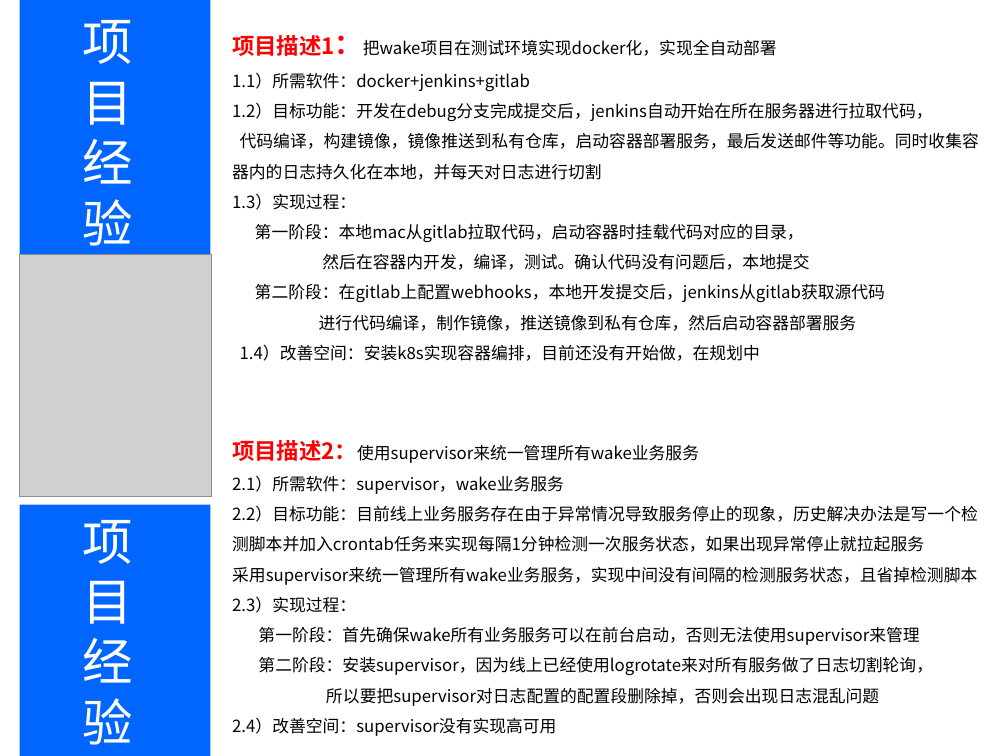
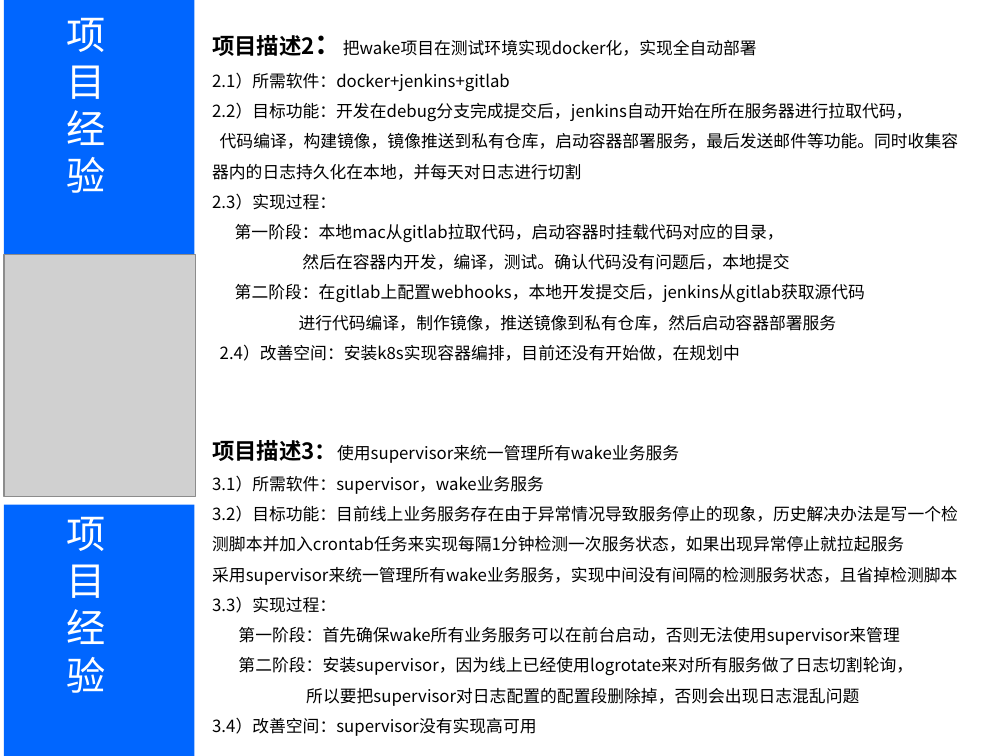
Before and after one commit to 641025266/resume, a slide deck: slide 3 of linux运维工程师-陈浩-重庆大学.ppt. Drawn at 1008x756 pixels with LibreOffice and Linux fonts; fonts in the diff are those of the drawing; grey boxes stand for pictures. Boxes give left, top, right and bottom in pixels: in the first picture for what was removed or moved away, otherwise in the second. Text is boxed around its words. In the diff, an @@ line names an element or a change of style, - is before the commit and + after.

```diff
--- a/linux运维工程师-陈浩-重庆大学.ppt
+++ b/linux运维工程师-陈浩-重庆大学.ppt
@@ text "项目经验" moved from (x1=83, y1=20, x2=133, y2=255) to (x1=67, y1=17, x2=106, y2=193) @@
@@ text "项目经验" at (x1=67, y1=17, x2=106, y2=193): size 36 to 28 pt @@
@@ text "项目描述2：把wake项目在测试环境实现docker化，实现全自动部署" moved from (x1=232, y1=35, x2=979, y2=736) to (x1=212, y1=35, x2=958, y2=736) @@
@@ text at (x1=212, y1=35, x2=912, y2=122): text changed @@
-项目描述1：把wake项目在测试环境实现docker化，实现全自动部署
-1.1）所需软件：docker+jenkins+gitlab
-1.2）目标功能：开发在debug分支完成提交后，jenkins自动开始在所在服务器进行拉取代码，
+项目描述2：把wake项目在测试环境实现docker化，实现全自动部署
+2.1）所需软件：docker+jenkins+gitlab
+2.2）目标功能：开发在debug分支完成提交后，jenkins自动开始在所在服务器进行拉取代码，
@@ text at (x1=212, y1=194, x2=336, y2=210): text changed @@
-1.3）实现过程：
+2.3）实现过程：
@@ text at (x1=212, y1=344, x2=958, y2=552): text changed @@
-1.4）改善空间：安装k8s实现容器编排，目前还没有开始做，在规划中
-项目描述2：使用supervisor来统一管理所有wake业务服务
-2.1）所需软件：supervisor，wake业务服务
-2.2）目标功能：目前线上业务服务存在由于异常情况导致服务停止的现象，历史解决办法是写一个检测脚本并加入crontab任务来实现每隔1分钟检测一次服务状态，如果出现异常停止就拉起服务
+2.4）改善空间：安装k8s实现容器编排，目前还没有开始做，在规划中
+项目描述3：使用supervisor来统一管理所有wake业务服务
+3.1）所需软件：supervisor，wake业务服务
+3.2）目标功能：目前线上业务服务存在由于异常情况导致服务停止的现象，历史解决办法是写一个检测脚本并加入crontab任务来实现每隔1分钟检测一次服务状态，如果出现异常停止就拉起服务
@@ 2 rectangles, 1 picture moved together from (x1=20, y1=0, x2=212, y2=756) to (x1=4, y1=0, x2=196, y2=756) @@
@@ text "项目经验" at (x1=66, y1=516, x2=105, y2=693): size 36 to 28 pt @@
@@ text "项目经验" moved from (x1=82, y1=520, x2=132, y2=745) to (x1=66, y1=516, x2=105, y2=693) @@
@@ text at (x1=212, y1=597, x2=336, y2=613): text changed @@
-2.3）实现过程：
+3.3）实现过程：
@@ text at (x1=212, y1=718, x2=536, y2=736): text changed @@
-2.4）改善空间：supervisor没有实现高可用
+3.4）改善空间：supervisor没有实现高可用
```
Also in this commit, not shown: 1 other slide changed, 1 slide added, 1 slide removed, 3 other files.
